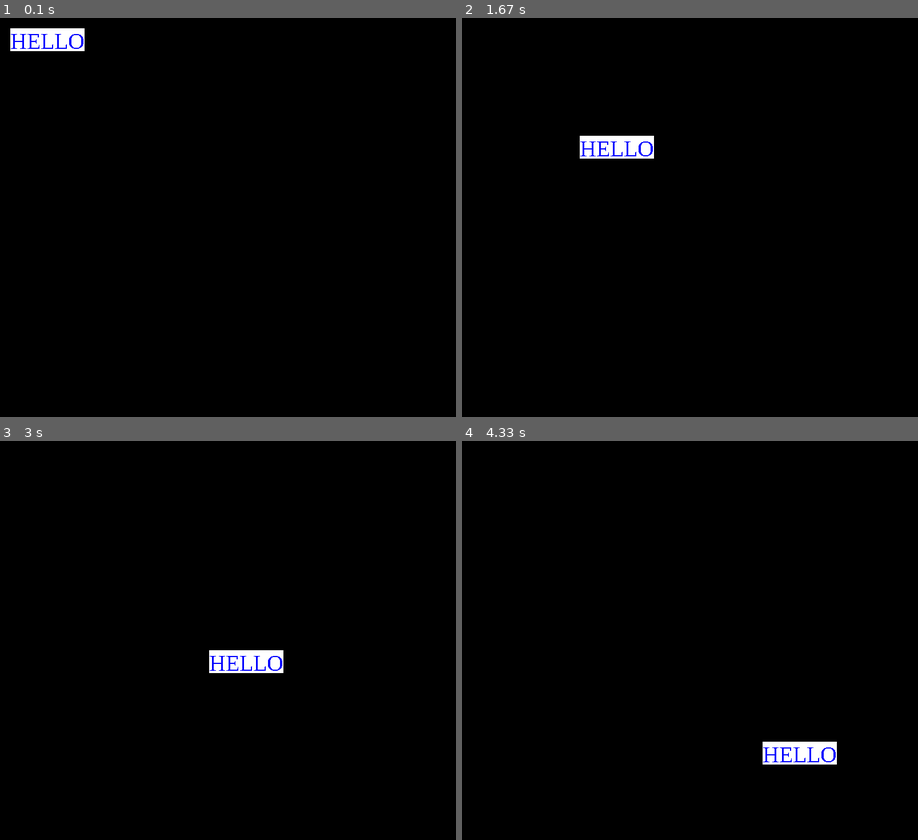
Above: before the commit, frames 1-4 (two rows, left to right).
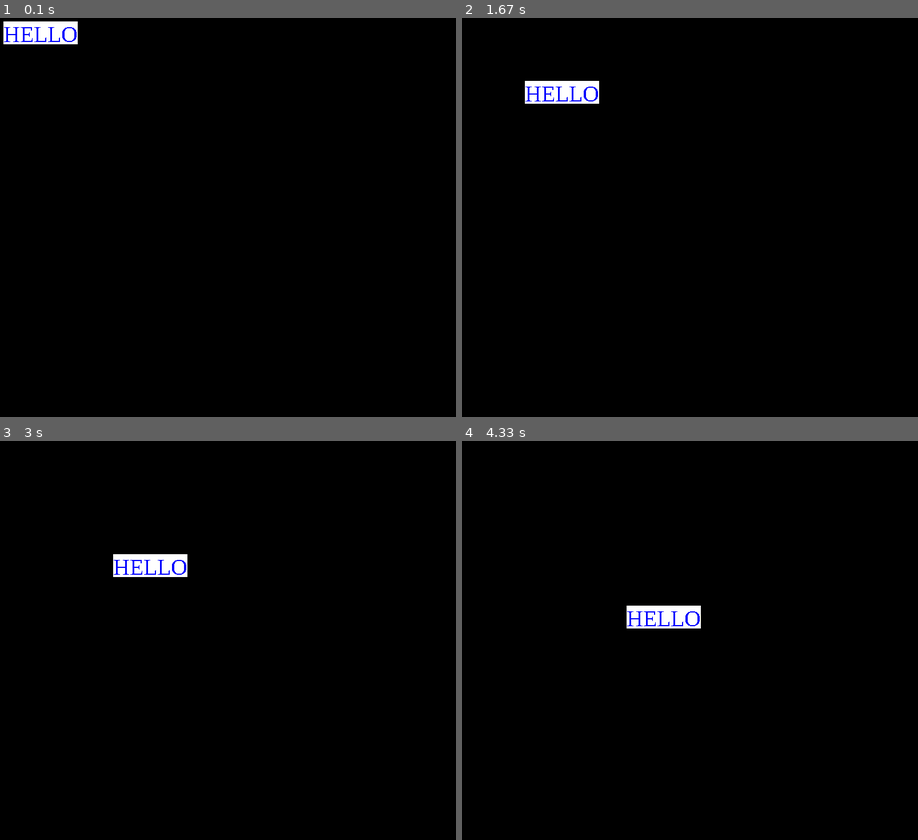
Above: after the commit, the same moments.

Repository: code4tomorrow/python
Game: pygame game, started from games/chapter2/solutions/moving-text.py
Same seed, same stepped clock (60 frames per second), same inputs: the game is played once before the commit and once after it.
Inputs:
- Up to frame 1 (0.1 s): no input
- Up to frame 2 (1.67 s): no input
- Up to frame 3 (3 s): no input
- Up to frame 4 (4.33 s): no input

The runs differ from the first frame. In frame 1, 0.8% of the frame differs, in the area x 0-19%, y 0-9%; in frame 2, 1.9%, in the area x 13-43%, y 15-36%; in frame 3, 1.9%; in frame 4, 1.9%.

Commit message:
Update moving-text.py

Diff:
--- a/games/chapter2/solutions/moving-text.py
+++ b/games/chapter2/solutions/moving-text.py
@@ -53,6 +53,6 @@
     # update the screen
     pygame.display.update()
 
-    syntax: pygame.time.wait(30)  # adds a 30 millisecond delay
+    pygame.time.wait(30)  # adds a 30 millisecond delay
 
 pygame.quit()  # close pygame after finishing
